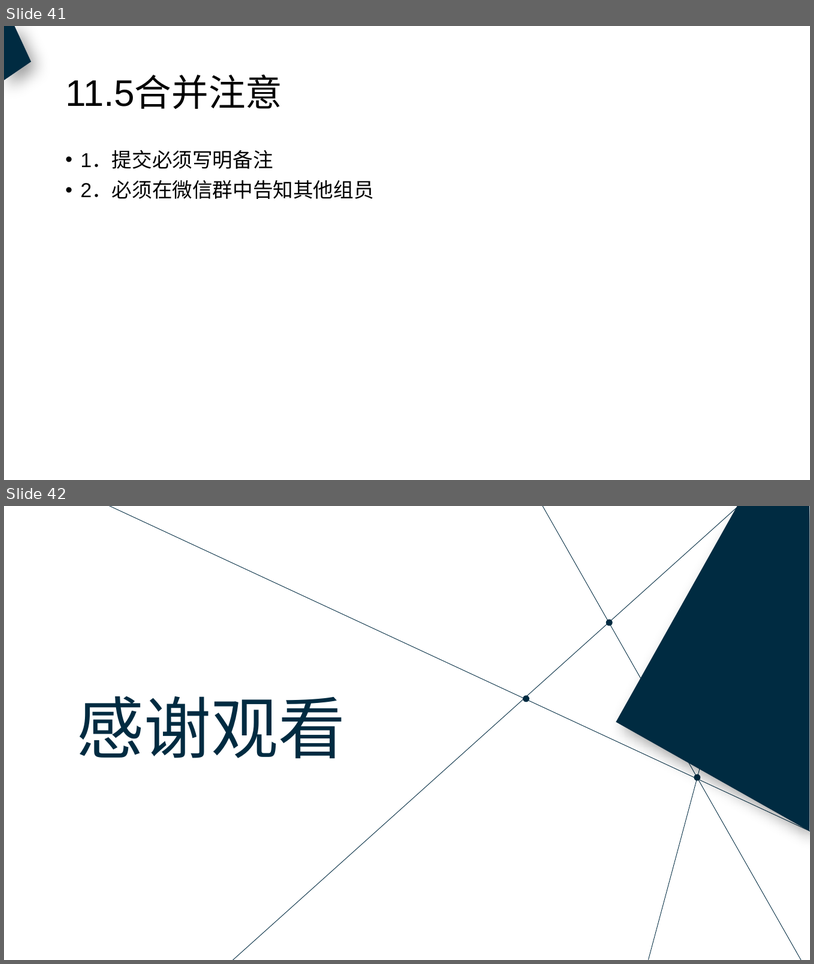
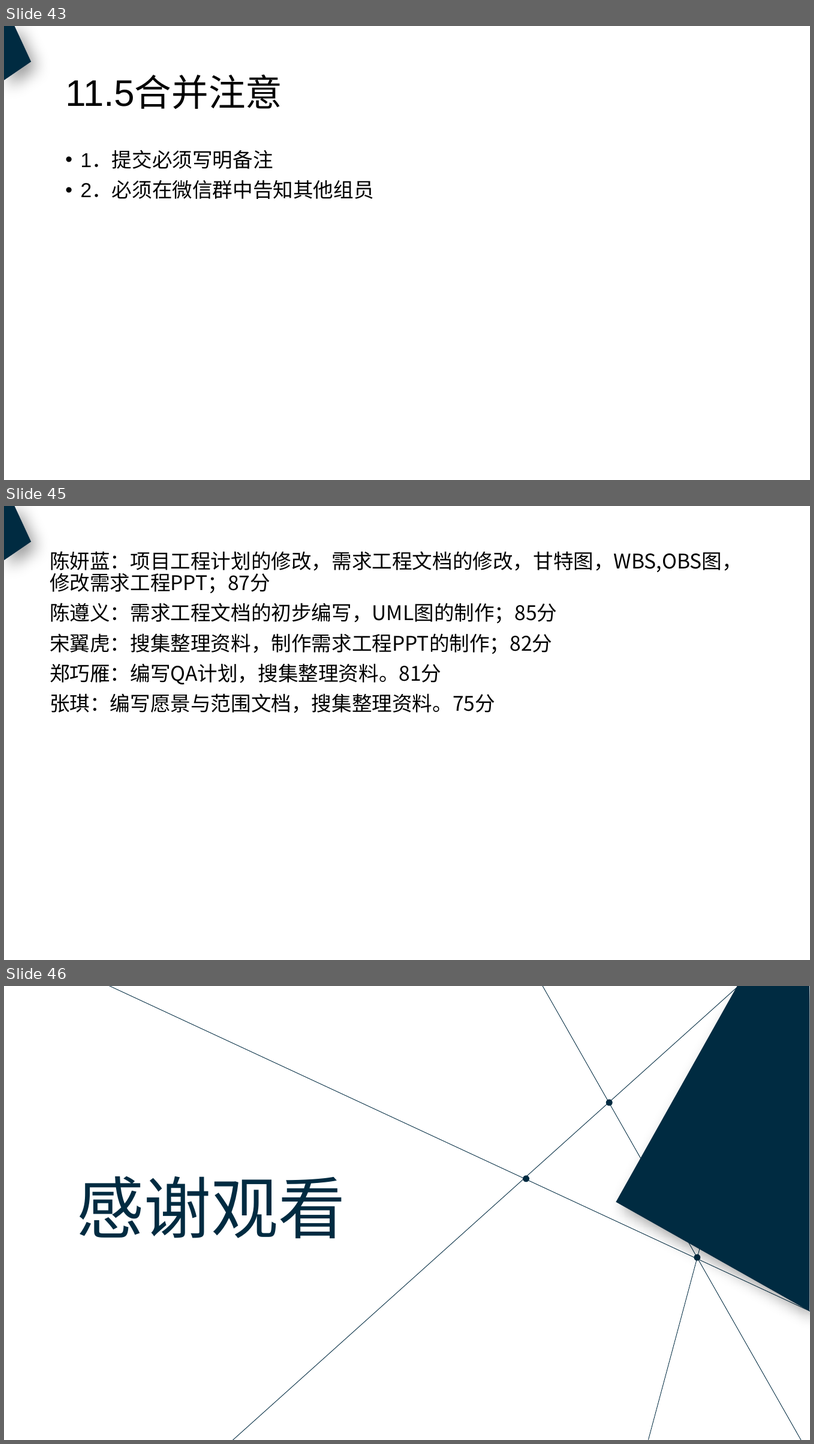
Before and after one commit to PRD2018-G18/PRD2018, a slide deck: 非受控文档/过程文档/需求工程计划/需求工程计划.pptx. Shown one above the other, each under a label of ours: slides 41 and 42 before the commit, slides 43, 45 and 46 after it; the slides between them are not shown. The pictures are 814x964 and 814x1444 pixels, drawn with LibreOffice and Linux fonts; fonts in the diff are those of the drawing. Boxes give left, top, right and bottom in pixels: in the first picture for what was removed or moved away, otherwise in the second. Text is boxed around its words. In the diff, an @@ line names an element or a change of style, - is before the commit and + after.

Commit message:
修改格式，添加小组绩效

```diff
--- a/非受控文档/过程文档/需求工程计划/需求工程计划.pptx
+++ b/非受控文档/过程文档/需求工程计划/需求工程计划.pptx
@@ slide 45 added at bbox=[4, 506, 810, 960], background #FFFFFF @@
@@ freeform shape added at bbox=[4, 506, 31, 561], fill #002B41 @@
@@ text added at bbox=[50, 551, 743, 713], 24 pt, text #000000 @@
+陈妍蓝：项目工程计划的修改，需求工程文档的修改，甘特图，WBS,OBS图，修改需求工程PPT；87分
+陈遵义：需求工程文档的初步编写，UML图的制作；85分
+宋翼虎：搜集整理资料，制作需求工程PPT的制作；82分
+郑巧雁：编写QA计划，搜集整理资料。81分
+张琪：编写愿景与范围文档，搜集整理资料。75分
@@ what was slide 41 is now slide 43 @@
@@ what was slide 42 is now slide 46 @@
```
Also in this commit, not shown: 4 slides changed, 4 other slides added, 1 slide removed.
